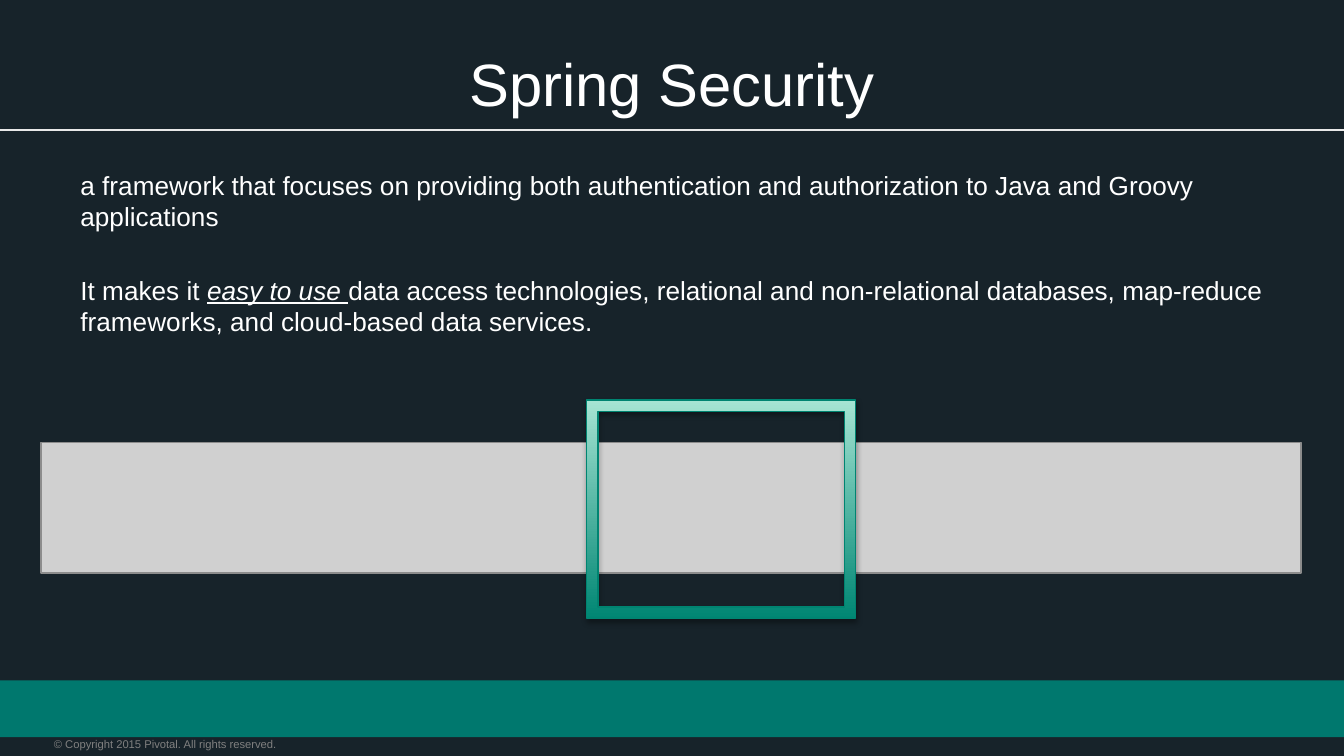
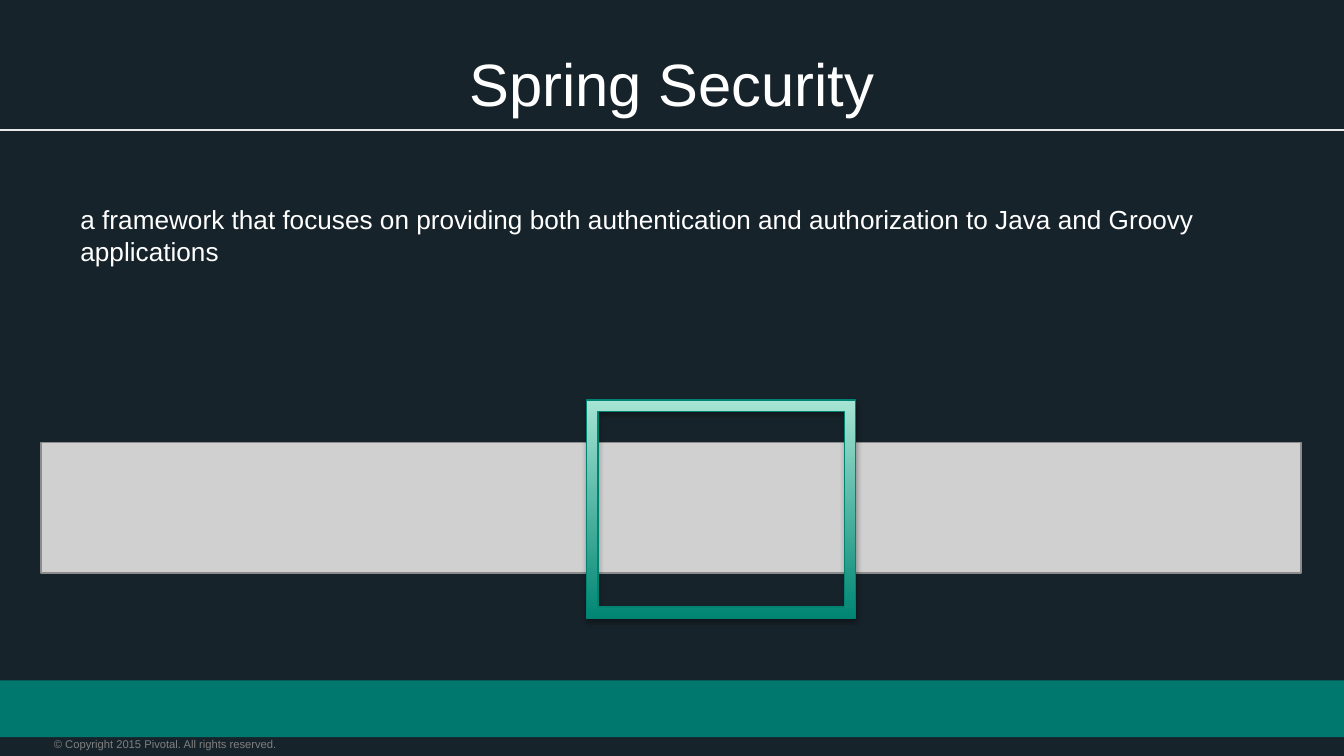
Before and after one commit to phopper-pivotal/Spring-Workshop-Dish, a slide deck: slide 2 of Session_6_Spring_Security.pptx. Drawn at 1344x756 pixels with LibreOffice and Linux fonts; fonts in the diff are those of the drawing; grey boxes stand for pictures; background and template pictures are left out. Boxes give left, top, right and bottom in pixels: in the first picture for what was removed or moved away, otherwise in the second. Text is boxed around its words. In the diff, an @@ line names an element or a change of style, - is before the commit and + after.

```diff
--- a/Session_6_Spring_Security.pptx
+++ b/Session_6_Spring_Security.pptx
@@ text "a framework that focuses on ...": place and size @@
-text "a framework that focuses on ..." at (80, 176, 1262, 335)
+text "a framework that focuses on ..." at (80, 210, 1193, 267)
@@ text at (80, 281, 1262, 335): paragraph removed @@
-It makes it easy to use data access technologies, relational and non-relational databases, map-reduce frameworks, and cloud-based data services.
```
Also in this commit, not shown: 2 other slides changed, 2 other files.
